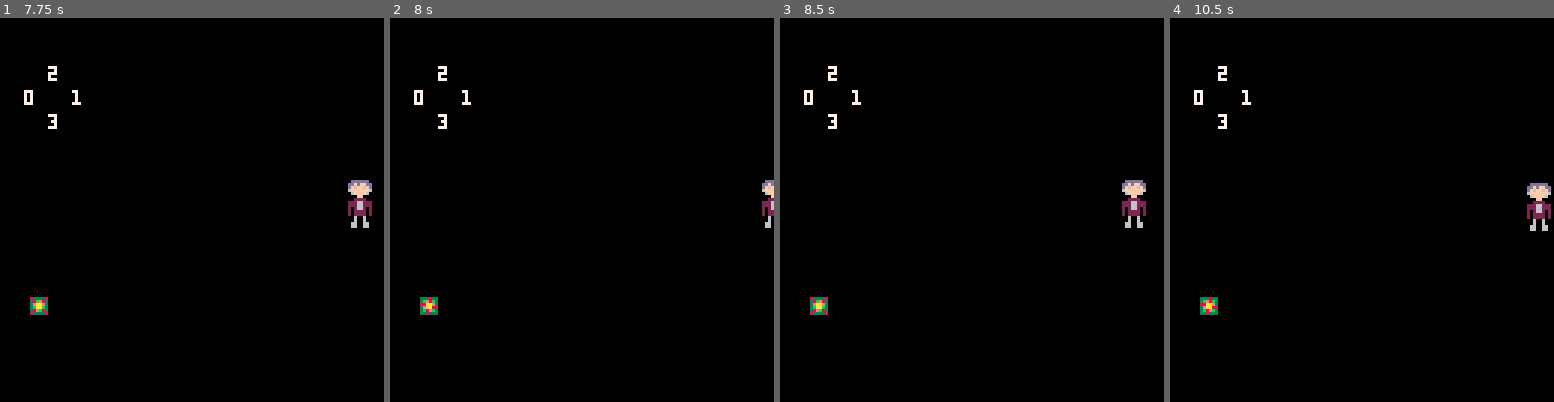
Above: before the commit, frames 1-4 (left to right).
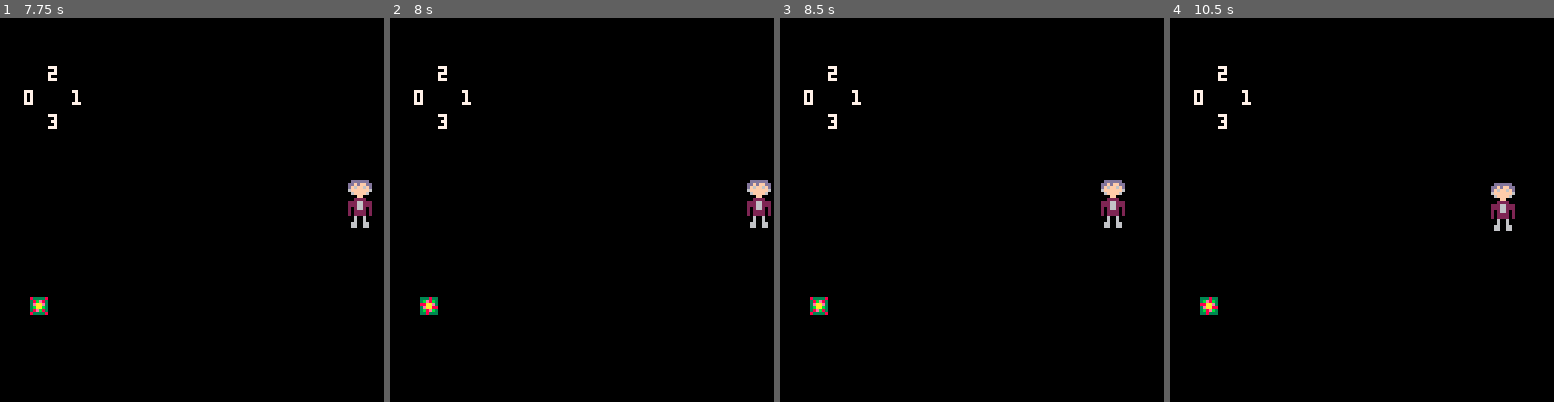
Above: after the commit, the same moments.

Repository: szajakubiak/control_hell_game
Game: PICO-8 cartridge chg.p8
Two runs of this game, one before a commit and one after it. Both use one fixed random seed, a clock stepped at 60 frames per second and the inputs below.
Inputs:
- Up to frame 1 (7.75 s): tap X (X key) at 0.33, 1.07, 1.85, 2.97, 4.08, 5.2, 6.32, 7.43 s; tap O (Z key) at 0.7, 1.7, 2.1, 2.5, 2.9, 3.3, 3.7, 4.1, 4.5, 4.9, 5.3, 5.7, 6.1, 6.5, 6.9, 7.3, 7.7 s; hold Right 1.6-2.1 s; hold Up 2.15-2.42 s; hold Right 2.47-3.03 s; hold Left 3.08-3.58 s; hold Down 3.63-3.97 s; hold Right 4.02-4.68 s; hold Up 4.73-5.03 s; hold Left 5.08-5.68 s; hold Down 5.73-6.03 s; hold Right 6.08-6.58 s; hold Right 6.63-7.13 s; hold Up 7.18-7.45 s; hold Right from 7.5 s (still down)
- Up to frame 2 (8 s): keep holding Right
- Up to frame 3 (8.5 s): release Right at 8.07 s; tap O (Z key) at 8.1 s; hold Left from 8.12 s (still down)
- Up to frame 4 (10.5 s): tap O (Z key) every 0.4 s from 8.5 to 10.1 s; tap X (X key) at 8.55, 9.67 s; release Left at 8.62 s; hold Down 8.67-9 s; hold Right 9.05-9.72 s; hold Up 9.77-10.07 s; hold Left from 10.12 s (still down)

Frame 1 is identical in both runs. In frame 2, 0.5% of the frame differs, in the area x 92-100%, y 42-55%; in frame 3, 1.0%; in frame 4, 1.1%, in the area x 83-100%, y 42-56%.

Commit message:
Limit player movement to screen

Diff:
--- a/chg.p8
+++ b/chg.p8
@@ -65,15 +65,27 @@
 function _update()
 	if btn(ctrls.l) then
 		ppos.x-=1
+		if ppos.x<0 then
+		 ppos.x=0
+		end
 	end
 	if btn(ctrls.r) then
 		ppos.x+=1
+		if ppos.x>119 then
+		 ppos.x=119
+		end
 	end
 	if btn(ctrls.u) then
 		ppos.y-=1
+		if ppos.y<0 then
+			ppos.y=0
+		end
 	end
 	if btn(ctrls.d) then
 		ppos.y+=1
+		if ppos.y>111 then
+			ppos.y=111
+		end
 	end
 
 	--target animation
